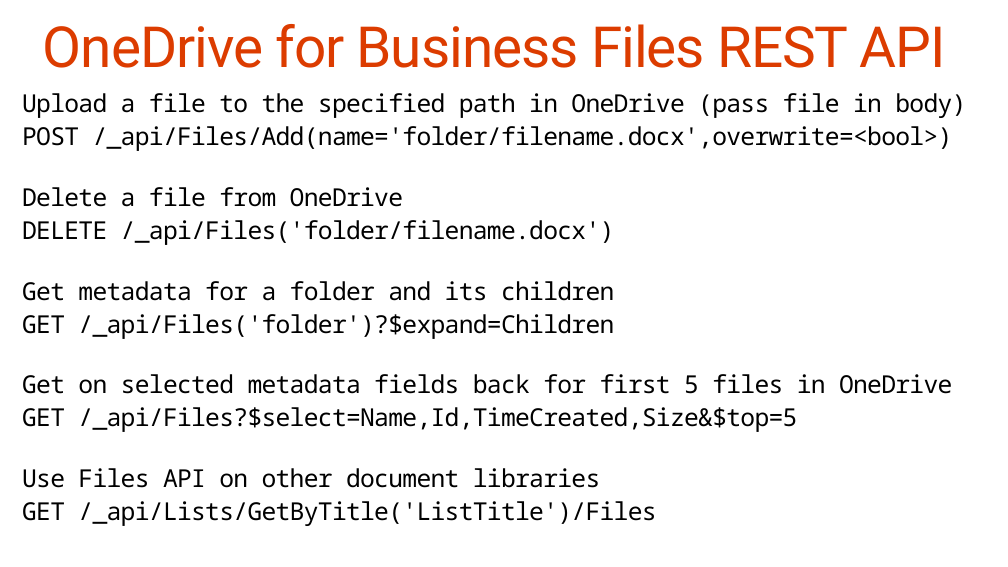
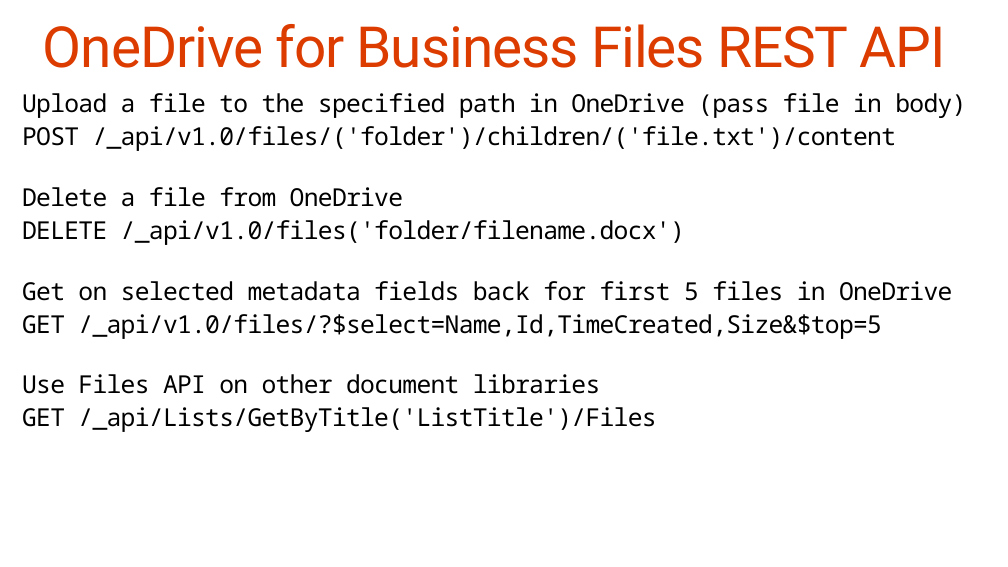
Before and after one commit to fabbbiob/TrainingContent, a slide deck: slide 19 of O3653-3 Deep Dive into Office 365 APIs for OneDrive for Business/O3653-3 Deep Dive into Office 365 APIs for OneDrive for Business.pptx. Drawn at 1008x567 pixels with LibreOffice and Linux fonts; fonts in the diff are those of the drawing. Boxes give left, top, right and bottom in pixels: in the first picture for what was removed or moved away, otherwise in the second. Text is boxed around its words. In the diff, an @@ line names an element or a change of style, - is before the commit and + after.

Commit message:
updated slides to match RTM SDK & REST APIs

```diff
--- a/O3653-3 Deep Dive into Office 365 APIs for OneDrive for Business/O3653-3 Deep Dive into Office 365 APIs for OneDrive for Business.pptx
+++ b/O3653-3 Deep Dive into Office 365 APIs for OneDrive for Business/O3653-3 Deep Dive into Office 365 APIs for OneDrive for Business.pptx
@@ text at box(22, 126, 897, 151): text changed @@
-POST /_api/Files/Add(name='folder/filename.docx',overwrite=<bool>)
+POST /_api/v1.0/files/('folder')/children/('file.txt')/content
@@ text at box(22, 220, 685, 245): text changed @@
-DELETE /_api/Files('folder/filename.docx')
-Get metadata for a folder and its children
-GET /_api/Files('folder')?$expand=Children
+DELETE /_api/v1.0/files('folder/filename.docx')
@@ text at box(22, 314, 882, 339): text changed @@
-GET /_api/Files?$select=Name,Id,TimeCreated,Size&$top=5
+GET /_api/v1.0/files/?$select=Name,Id,TimeCreated,Size&$top=5
```
Also in this commit, not shown: 7 other slides changed.
